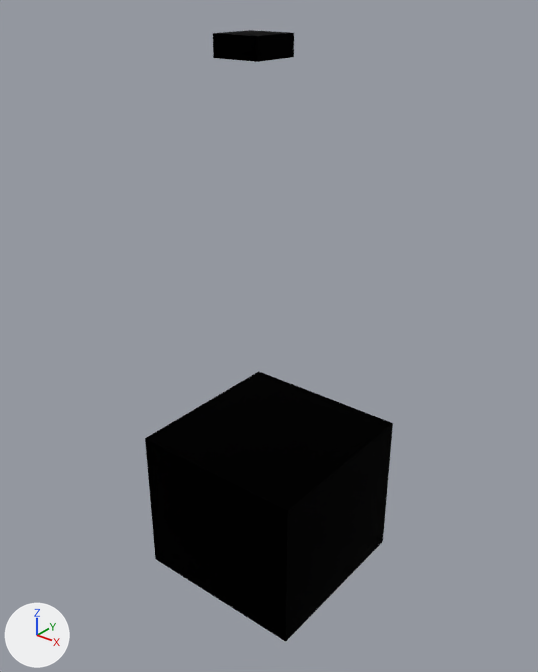
The glTF model public/projects/hut-demo/furniture.glb as it was, and as the next commit left it.
Both versions are drawn from a 50 mm camera at (4.78, 0.36, 2.81) aimed at (3.0, 2.59, 1.43). The lights are fixed; the arrows at lower left show +X, +Y and +Z. The older version comes first.

Script lines for the objects in view, before the commit:
```python
mat_material_0 = principled_material('Material_0')
mat_material_0.base_color = (0.0, 0.0, 0.0)  # black #000000
mat_material_0.metallic = 1.0
mat_material_0.roughness = 1.0
me_mesh_0 = bpy.data.meshes.new('Mesh_0')
me_mesh_0.from_pydata(...)  # a box spanning x 2.6..3.4, y 2.2..3.0, z 0.25..0.95
me_mesh_0.materials.append(mat_material_0)  # black #000000
me_mesh_1 = bpy.data.meshes.new('Mesh_1')
me_mesh_1.from_pydata(...)  # a box spanning x 2.9..3.1, y 2.4..2.6, z 2.55..2.63
me_mesh_1.materials.append(mat_material_0)  # black #000000
ob_mesh_0 = bpy.data.objects.new('Mesh_0', me_mesh_0)
ob_mesh_0.location = (0.0, 0.0, 0.0)
ob_mesh_1 = bpy.data.objects.new('Mesh_1', me_mesh_1)
ob_mesh_1.location = (0.0, 0.0, 0.0)
```
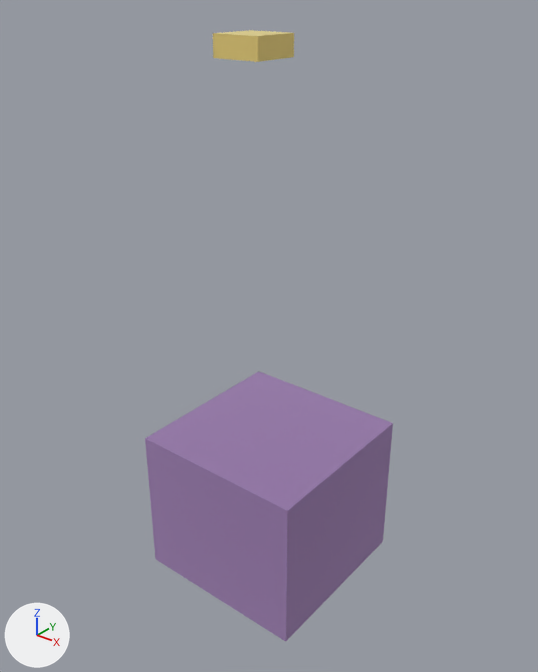
Location of each change, (x1, y1, x2, y2) in pixels of the pictures (538 x 672 px):
'Mesh_0', recoloured (black to purple): (145, 372, 393, 641) in both
'Mesh_1', recoloured (black to beige): (213, 30, 294, 62) in both

The edits, one by one:
Material 'Material_0' (mat_material_0) changes colour from black #000000 to purple #c4aad3; in linear values from (0.0, 0.0, 0.0) to (0.549, 0.4, 0.651).
Material 'Material_1' (mat_material_1) is new.
Its base color is (0.902, 0.8, 0.4) (beige #f4e7aa).
Its metallic is 1.0.
Its roughness is 1.0.
me_mesh_1 has 8 vertices, 12 faces and spans x 2.9..3.1, y 2.4..2.6, z 2.55..2.63.
me_mesh_1 no longer uses material mat_material_0 (black #000000).
me_mesh_1 gains material mat_material_1 (beige #f4e7aa).
